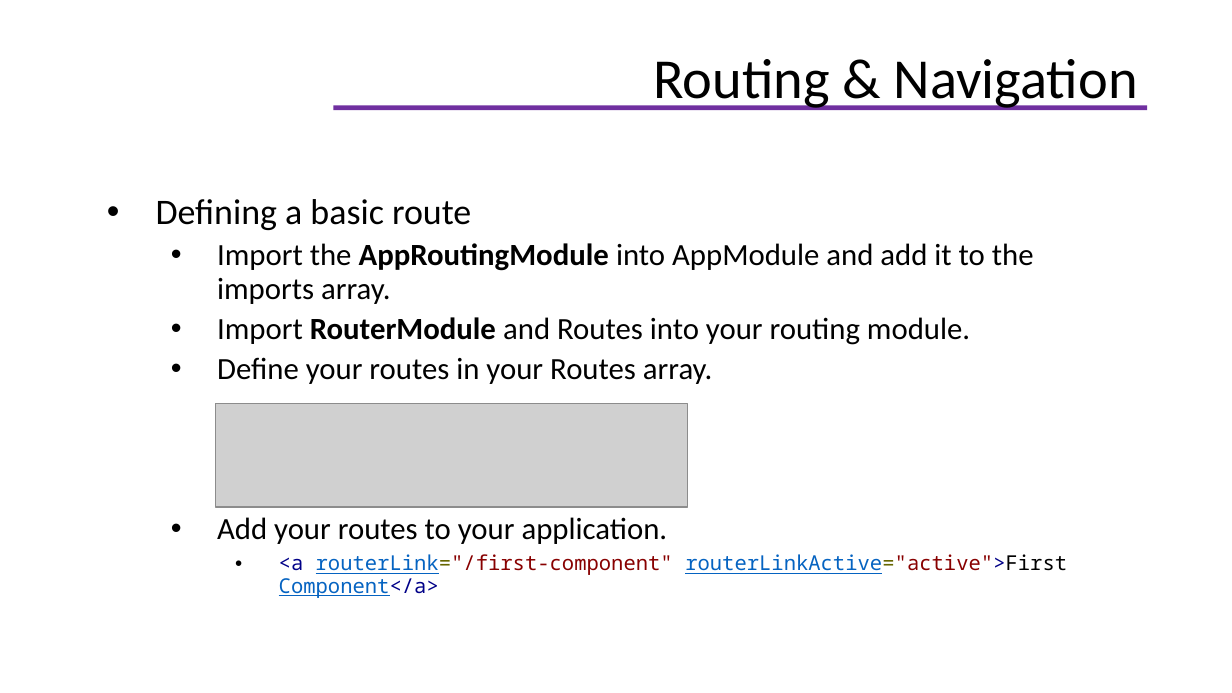
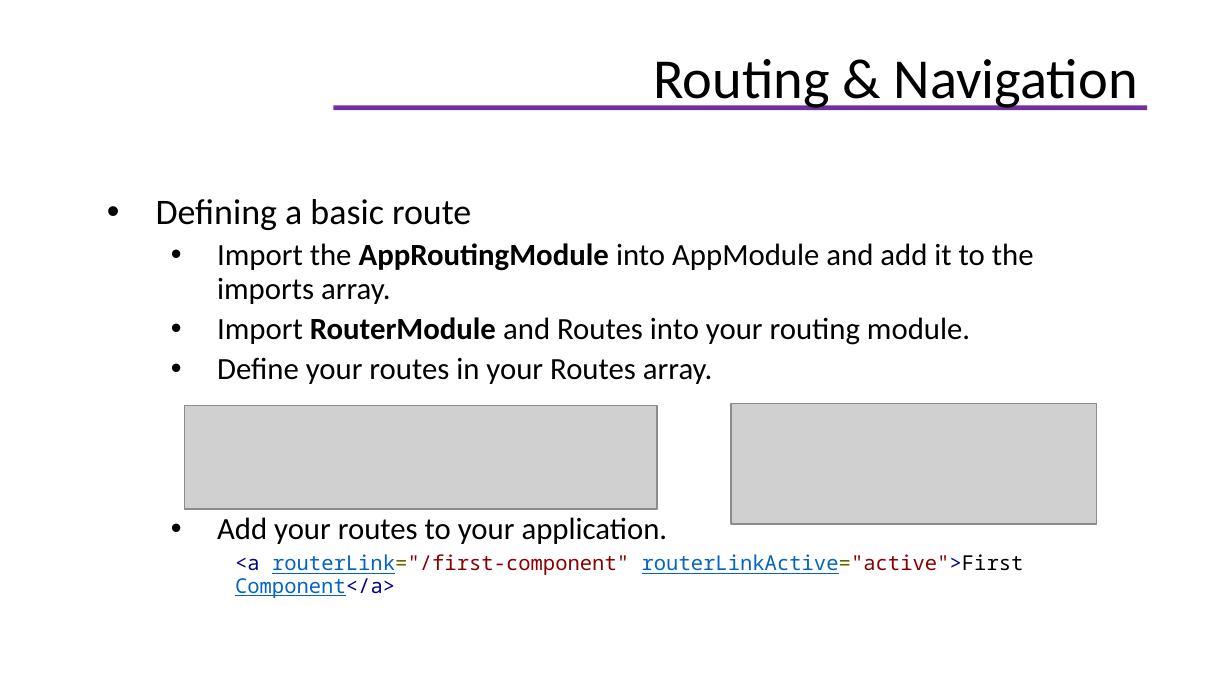
Before and after one commit to helenhash/angular-training, a slide deck: slide 104 of docs/Angular Training.pptx (slide 101 before the commit). Drawn at 1232x693 pixels with LibreOffice and Linux fonts; fonts in the diff are those of the drawing; grey boxes stand for pictures; background and template pictures are left out. Boxes give left, top, right and bottom in pixels: in the first picture for what was removed or moved away, otherwise in the second. Text is boxed around its words. In the diff, an @@ line names an element or a change of style, - is before the commit and + after.

```diff
--- a/docs/Angular Training.pptx
+++ b/docs/Angular Training.pptx
@@ picture: place and size @@
-picture at <box>216,404,687,508</box>
+picture at <box>185,405,657,509</box>
@@ picture added at <box>731,404,1096,525</box> @@
@@ text at <box>235,554,1024,598</box>: bullet • to none @@
```
Also in this commit, not shown: 8 other slides changed, 6 slides added, 1 other file.
